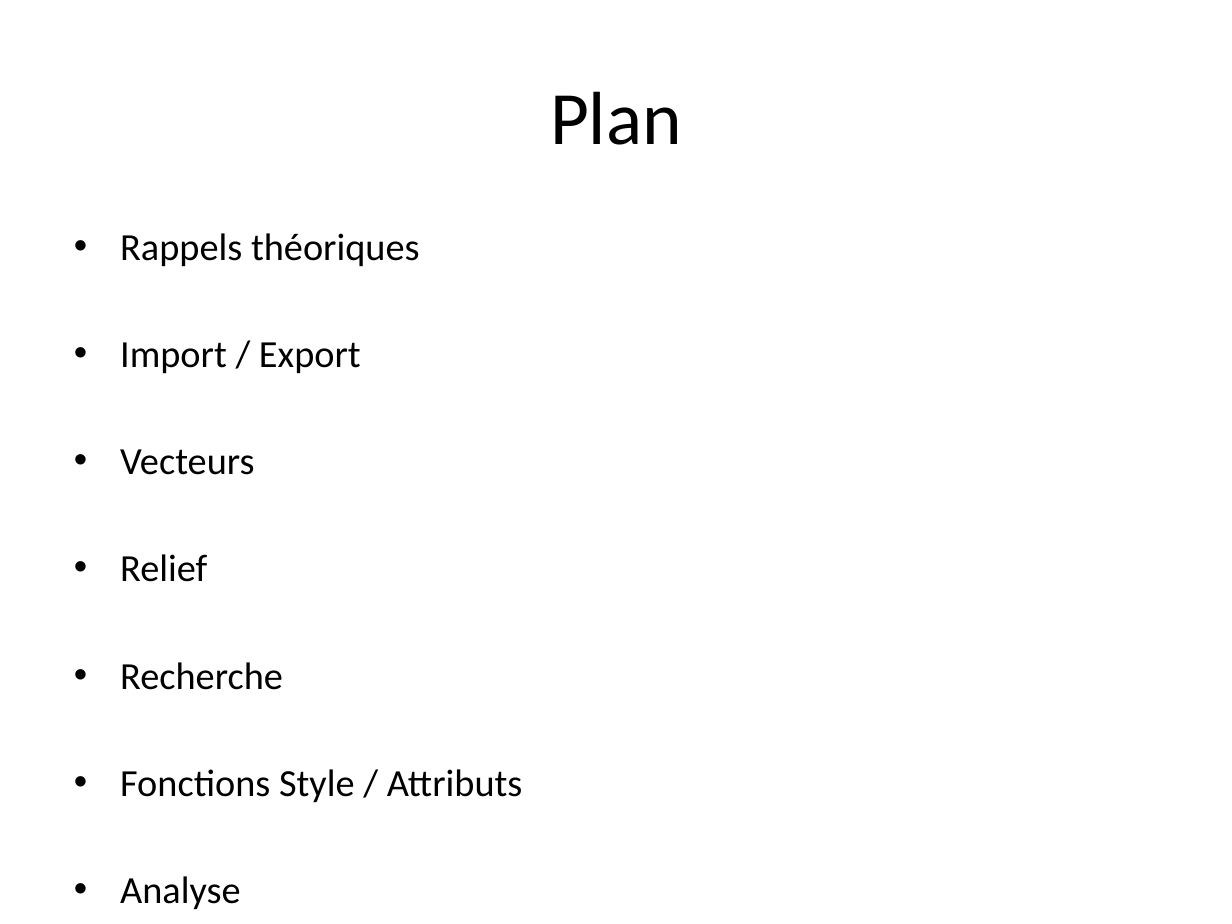
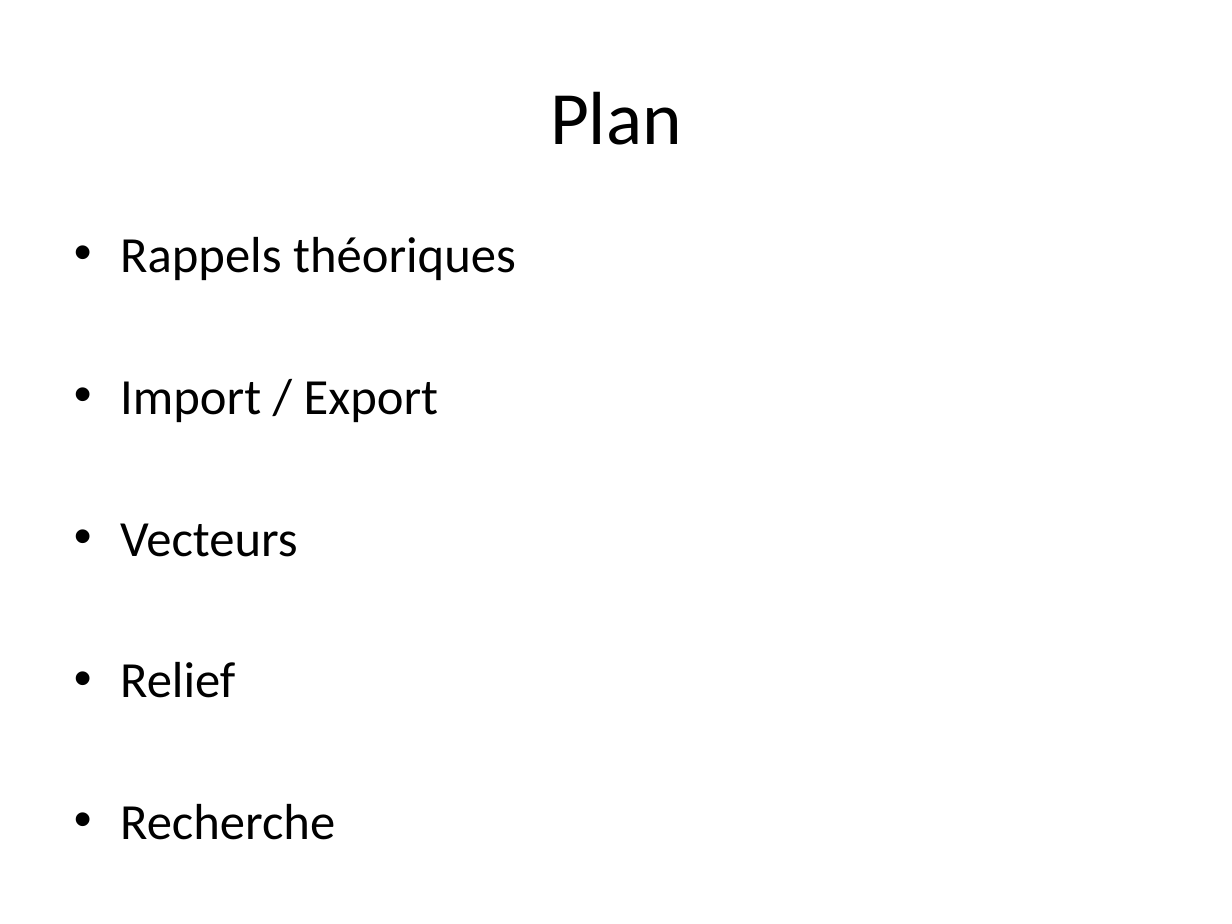
Before and after one commit to 20100dbg/OutilsGeo, a slide deck: slide 3 of cours/GM - Perfectionnement.pptx (slide 2 before the commit). Drawn at 1232x924 pixels with LibreOffice and Linux fonts; fonts in the diff are those of the drawing; background and template pictures are left out. Boxes give left, top, right and bottom in pixels: in the first picture for what was removed or moved away, otherwise in the second. Text is boxed around its words. In the diff, an @@ line names an element or a change of style, - is before the commit and + after.

```diff
--- a/cours/GM - Perfectionnement.pptx
+++ b/cours/GM - Perfectionnement.pptx
@@ text "Rappels théoriques" at <box>120,237,516,840</box>: size 22.4 to 29.6 pt; more space between paragraphs @@
@@ text at <box>120,769,523,803</box>: paragraphs removed @@
-• Fonctions Style / Attributs
-• Analyse
```
Also in this commit, not shown: 4 other slides changed, 2 slides added, 2 slides removed, 11 other files.
